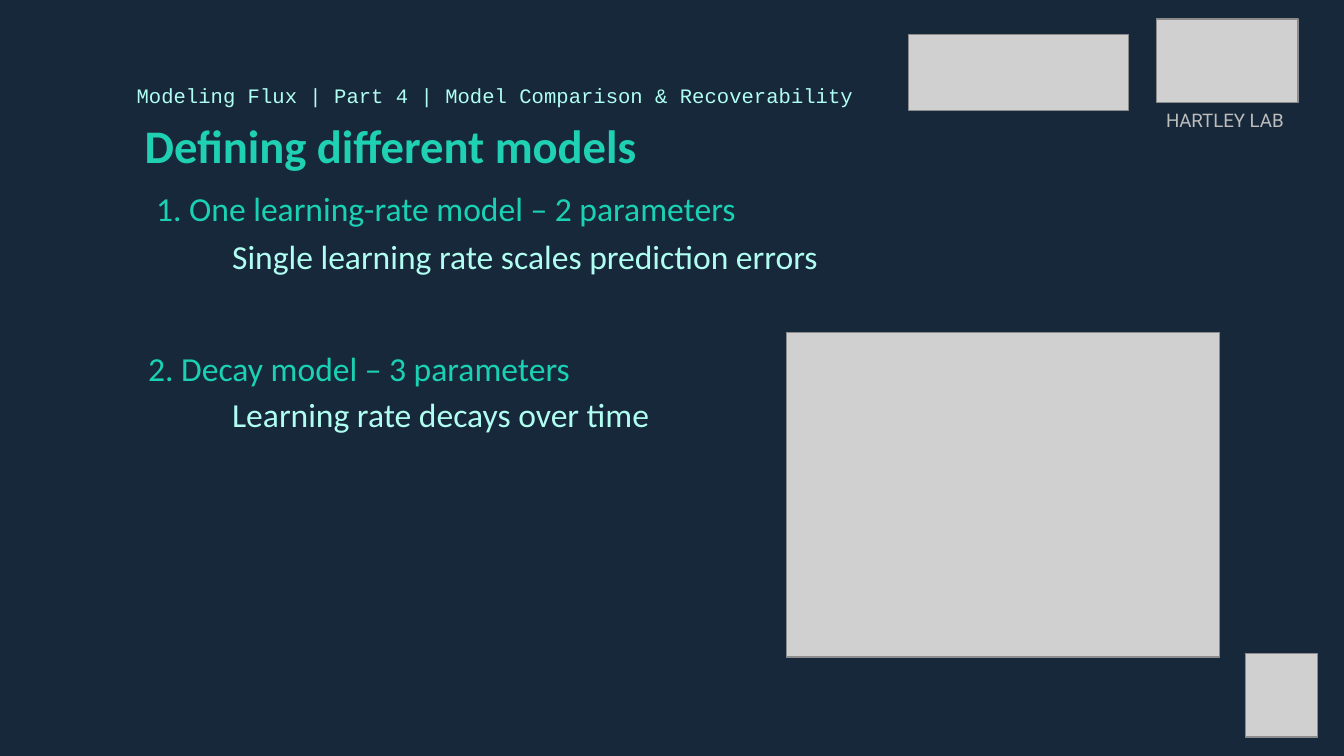
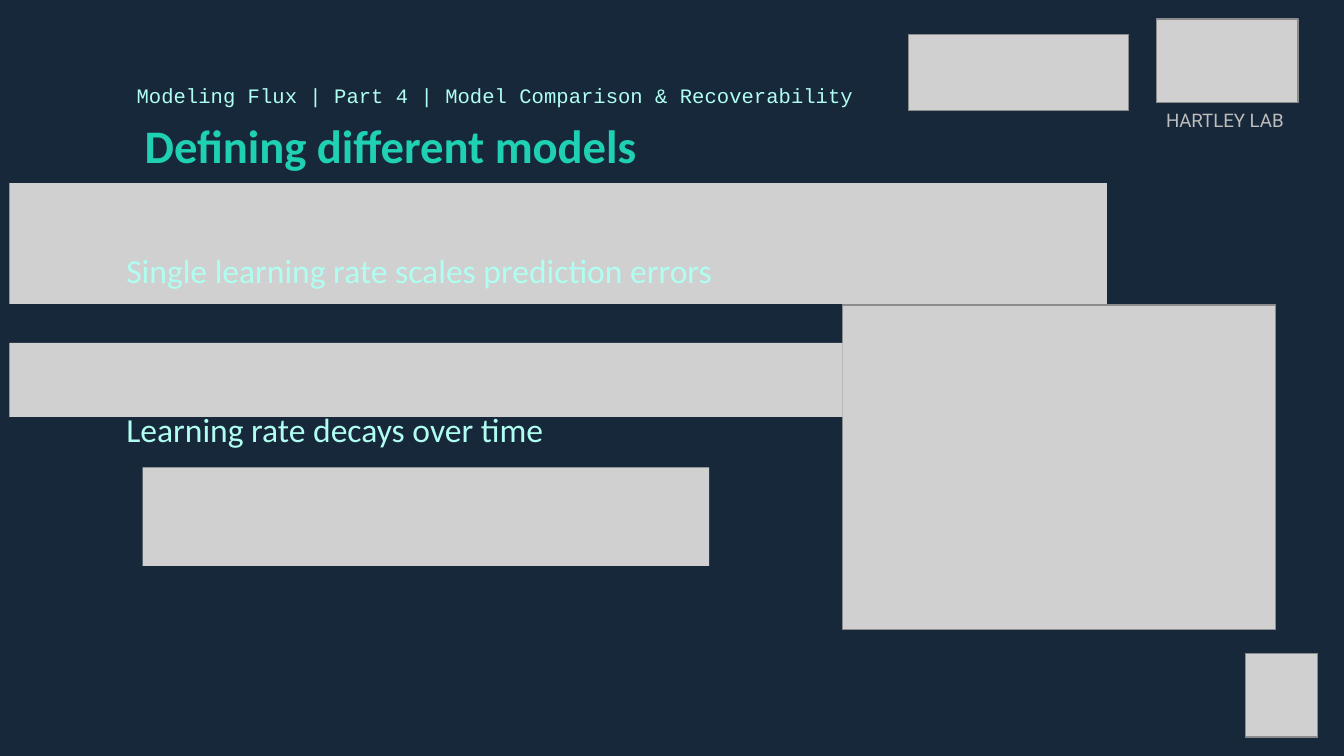
Before and after one commit to DevComPsy/2021FluxCompModellingWorkshop, a slide deck: slide 21 of SectionD/Flux_GroupD_combined.pptx (slide 18 before the commit). Drawn at 1344x756 pixels with LibreOffice and Linux fonts; fonts in the diff are those of the drawing; grey boxes stand for pictures. Boxes give left, top, right and bottom in pixels: in the first picture for what was removed or moved away, otherwise in the second. Text is boxed around its words. In the diff, an @@ line names an element or a change of style, - is before the commit and + after.

```diff
--- a/SectionD/Flux_GroupD_combined.pptx
+++ b/SectionD/Flux_GroupD_combined.pptx
@@ picture added at [9, 183, 1107, 304] @@
@@ text removed at [156, 197, 735, 227] @@
-1. One learning-rate model – 2 parameters
@@ text removed at [232, 245, 818, 275] @@
-Single learning rate scales prediction errors
@@ picture: place and size @@
-picture at [786, 332, 1219, 657]
+picture at [843, 305, 1275, 630]
@@ picture added at [9, 343, 843, 417] @@
@@ text removed at [148, 357, 570, 387] @@
-2. Decay model – 3 parameters
@@ text "Learning rate decays over time" rewrapped from [232, 403, 649, 433] to [126, 414, 543, 448] @@
@@ picture added at [142, 468, 710, 566] @@
```
Also in this commit, not shown: 4 other slides changed, 3 slides added, 1 other file.
